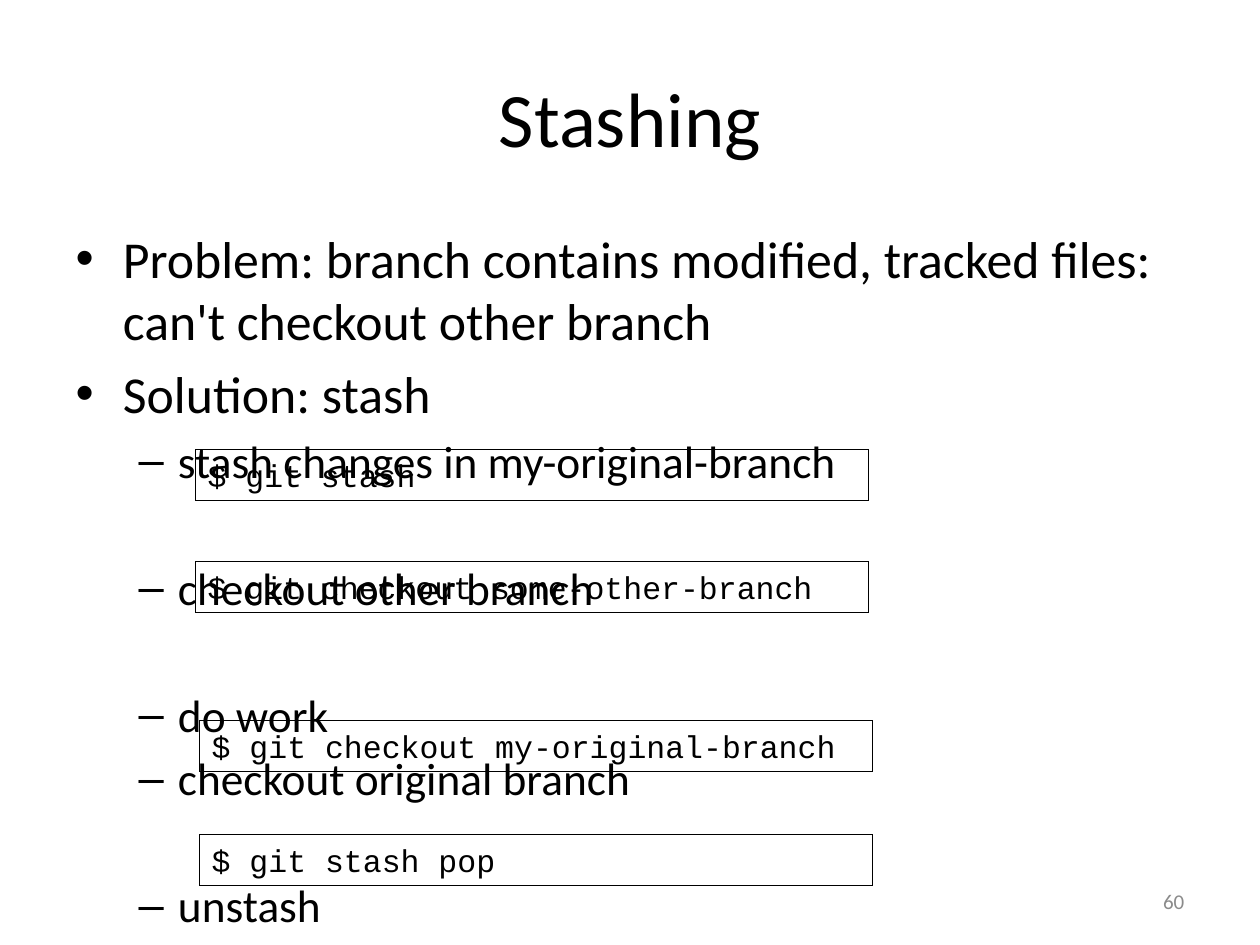
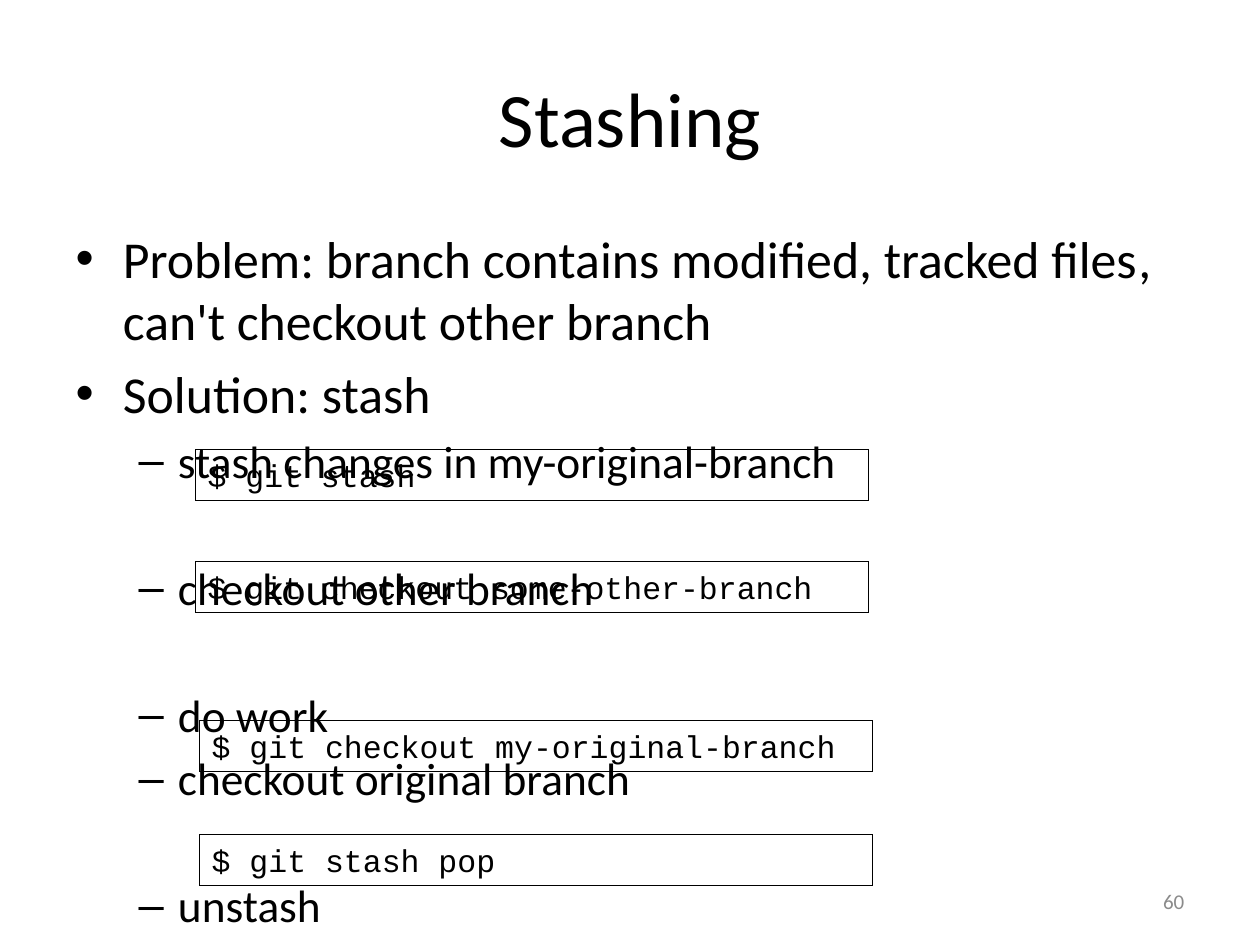
Before and after one commit to gjbex/training-material, a slide deck: slide 60 of LinuxTools/VersionControl/version_control_git.pptx. Drawn at 1260x945 pixels with LibreOffice and Linux fonts; fonts in the diff are those of the drawing. Boxes give left, top, right and bottom in pixels: in the first picture for what was removed or moved away, otherwise in the second. Text is boxed around its words. In the diff, an @@ line names an element or a change of style, - is before the commit and + after.

Commit message:
Add checkout shortcut

```diff
--- a/LinuxTools/VersionControl/version_control_git.pptx
+++ b/LinuxTools/VersionControl/version_control_git.pptx
@@ text at bbox=[123, 242, 1151, 341]: text changed @@
-• Problem: branch contains modified, tracked files: can't checkout other branch
+• Problem: branch contains modified, tracked files, can't checkout other branch
```
Also in this commit, not shown: 1 other slide changed.
